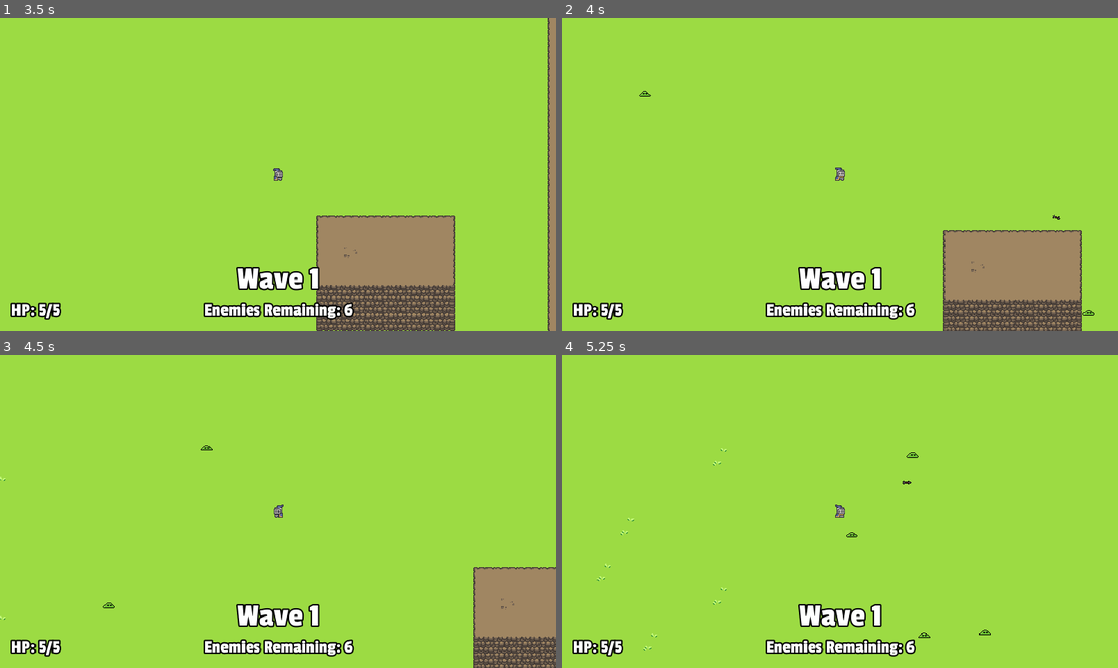
Above: before the commit, frames 1-4 (two rows, left to right).
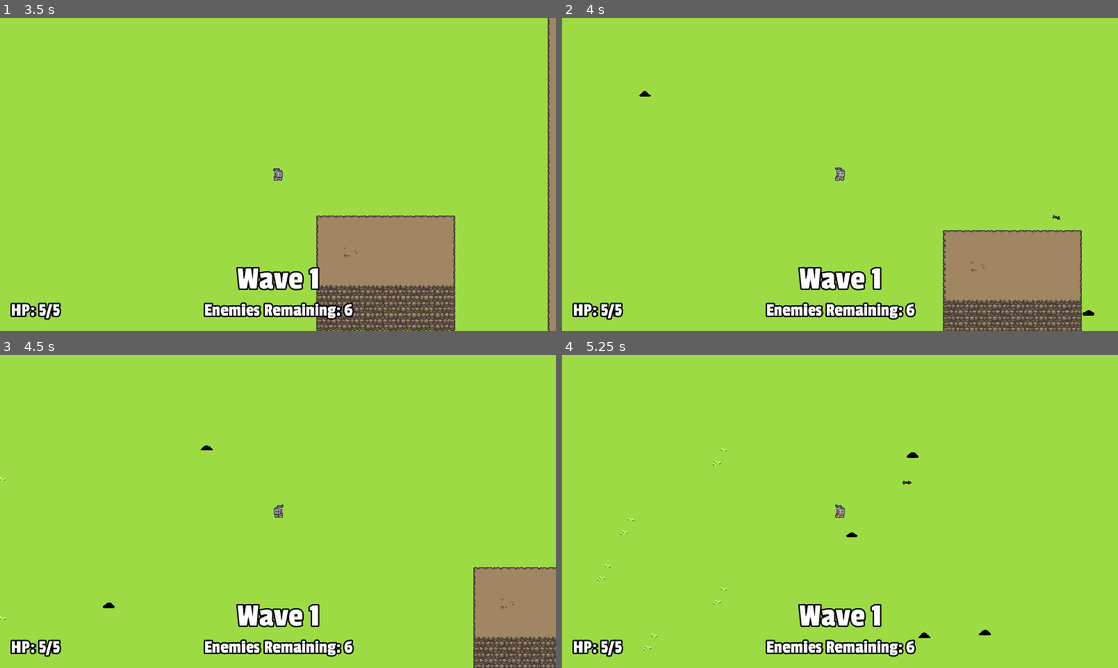
Above: after the commit, the same moments.

Repository: stuson/go-godot-4-game-jam
Game: Godot game, scene res://stages/Level.tscn
The game is run twice, just before and just after one commit, with the same random seed, the same clock (stepped at 60 frames per second) and the same inputs.
Inputs (mouse positions are in pixels of both pictures, inside the frame that each line leads up to):
- Up to frame 1 (3.5 s): tap Enter at 0.5 s; move the mouse to (400, 158) at 0.52 s; press the mouse at (400, 158) at 0.53 s; hold D (move_right) 0.53-1.28 s; move the mouse to (166, 190) at 1.27 s; release the mouse at (166, 190) at 1.28 s; hold S (move_down) 1.28-2.03 s; tap Space (roll) at 1.35, 2.85 s; move the mouse to (333, 105) at 2.02 s; press the mouse at (333, 105) at 2.03 s; hold D (move_right) 2.03-2.78 s; move the mouse to (250, 237) at 2.77 s; release the mouse at (250, 237) at 2.78 s; hold W (move_up) from 2.78 s (still down)
- Up to frame 2 (4 s): move the mouse to (1006, 221) at 3.52 s; release W (move_up) at 3.53 s; press the mouse at (1006, 221) at 3.53 s; hold A (move_left) from 3.53 s (still down)
- Up to frame 3 (4.5 s): keep holding A (move_left); move the mouse to (111, 464) at 4.27 s; release the mouse at (111, 464) at 4.28 s; tap Space (roll) at 4.35 s
- Up to frame 4 (5.25 s): move the mouse to (867, 511) at 5.02 s; release A (move_left) at 5.03 s; press the mouse at (867, 511) at 5.03 s; hold S (move_down) from 5.03 s (still down)

Frame 1 is identical in both runs. In frame 2, less than 0.1% of the frame differs, in the area x 14-96%, y 23-95%; in frame 3, less than 0.1%; in frame 4, less than 0.1%, in the area x 51-77%, y 31-91%.

Commit message:
Add death explosion effects

Diff:
--- a/characters/enemies/DeathExplosion.gd
+++ b/characters/enemies/DeathExplosion.gd
@@ -11,10 +11,11 @@
     explosion_material.set_shader_param("color", color)
     player.play("Explosion")
 
-func _on_AnimationPlayer_animation_finished(anim_name):
-    if anim_name == "Explosion":
-        var bodies = area.get_overlapping_bodies()
-        death_action.call_func(bodies)
-        player.play("Explosion Fade")
-    elif anim_name == "Explosion Fade":
-        queue_free()
+func apply_explosion_effect():
+    var bodies = area.get_overlapping_bodies()
+    for body in bodies:
+        body.play_explosion_effect_animation(color)
+    death_action.call_func(bodies)
+
+func remove_explosion():
+    queue_free()
--- a/characters/enemies/DeathExplosion.tscn
+++ b/characters/enemies/DeathExplosion.tscn
@@ -1,53 +1,44 @@
-[gd_scene load_steps=8 format=2]
+[gd_scene load_steps=7 format=2]
 
 [ext_resource path="res://assets/death_explosion.png" type="Texture" id=1]
 [ext_resource path="res://characters/enemies/DeathExplosion.gd" type="Script" id=2]
 
-[sub_resource type="CircleShape2D" id=1]
-radius = 64.0
+[sub_resource type="CapsuleShape2D" id=6]
+radius = 15.0
+height = 30.0
 
 [sub_resource type="Animation" id=2]
 resource_name = "Explosion"
-length = 0.1
+length = 1.125
+step = 0.0625
 tracks/0/type = "value"
-tracks/0/path = NodePath("Area2D:scale")
+tracks/0/path = NodePath("Sprite:frame")
 tracks/0/interp = 1
 tracks/0/loop_wrap = true
 tracks/0/imported = false
 tracks/0/enabled = true
 tracks/0/keys = {
-"times": PoolRealArray( 0, 0.1 ),
+"times": PoolRealArray( 0, 1.0625 ),
 "transitions": PoolRealArray( 1, 1 ),
 "update": 0,
-"values": [ Vector2( 0, 0 ), Vector2( 1, 1 ) ]
+"values": [ 0, 17 ]
 }
-tracks/1/type = "value"
-tracks/1/path = NodePath("Sprite:scale")
+tracks/1/type = "method"
+tracks/1/path = NodePath(".")
 tracks/1/interp = 1
 tracks/1/loop_wrap = true
 tracks/1/imported = false
 tracks/1/enabled = true
 tracks/1/keys = {
-"times": PoolRealArray( 0, 0.1 ),
+"times": PoolRealArray( 0.5625, 1.0625 ),
 "transitions": PoolRealArray( 1, 1 ),
-"update": 0,
-"values": [ Vector2( 0, 0 ), Vector2( 1, 1 ) ]
-}
-
-[sub_resource type="Animation" id=3]
-resource_name = "Explosion Fade"
-length = 0.4
-tracks/0/type = "value"
-tracks/0/path = NodePath("Sprite:modulate")
-tracks/0/interp = 1
-tracks/0/loop_wrap = true
-tracks/0/imported = false
-tracks/0/enabled = true
-tracks/0/keys = {
-"times": PoolRealArray( 0, 0.4 ),
-"transitions": PoolRealArray( 4.14106, 4.14106 ),
-"update": 0,
-"values": [ Color( 1, 1, 1, 1 ), Color( 1, 1, 1, 0 ) ]
+"values": [ {
+"args": [  ],
+"method": "apply_explosion_effect"
+}, {
+"args": [  ],
+"method": "remove_explosion"
+} ]
 }
 
 [sub_resource type="Shader" id=4]
@@ -61,7 +52,8 @@
     COLOR = texture_color * color;
 }"
 
-[sub_resource type="ShaderMaterial" id=5]
+[sub_resource type="ShaderMaterial" id=7]
+resource_local_to_scene = true
 shader = SubResource( 4 )
 shader_param/color = Plane( 1, 1, 1, 1 )
 
@@ -73,14 +65,16 @@
 collision_mask = 4
 
 [node name="CollisionShape2D" type="CollisionShape2D" parent="Area2D"]
-shape = SubResource( 1 )
+rotation = 1.5708
+shape = SubResource( 6 )
 
 [node name="AnimationPlayer" type="AnimationPlayer" parent="."]
 anims/Explosion = SubResource( 2 )
-"anims/Explosion Fade" = SubResource( 3 )
 
 [node name="Sprite" type="Sprite" parent="."]
-material = SubResource( 5 )
+material = SubResource( 7 )
 texture = ExtResource( 1 )
-
-[connection signal="animation_finished" from="AnimationPlayer" to="." method="_on_AnimationPlayer_animation_finished"]
+centered = false
+offset = Vector2( -36, -26 )
+hframes = 6
+vframes = 3
--- a/characters/enemies/Enemy.gd
+++ b/characters/enemies/Enemy.gd
@@ -21,6 +21,7 @@
 onready var animated_sprite: AnimatedSprite = $AnimatedSprite
 onready var sprite_material: ShaderMaterial = animated_sprite.material
 onready var hit_sfx_player: AudioStreamPlayer2D = $HitSfxPlayer
+onready var animation_player: AnimationPlayer = $AnimationPlayer
 
 export(PackedScene) var death_explosion
 
@@ -72,6 +73,10 @@
     knockback_velocity = lerp(knockback_velocity, Vector2.ZERO, 0.2)
     return knockback_velocity
 
+func play_explosion_effect_animation(color: Color) -> void:
+    sprite_material.set_shader_param("buff_color", color)
+    animation_player.play("explosion_effect")
+
 func _on_Stats_die() -> void:
     set_collision_layer_bit(3, false)
     dying = true
@@ -87,8 +92,6 @@
 
     get_tree().current_scene.call_deferred("add_child", explosion)
 
-
-
 func _on_NavigationRefreshTimer_timeout() -> void:
     nav_agent.set_target_location(player.global_position)
 
--- a/characters/enemies/EnemyMaterial.tres
+++ b/characters/enemies/EnemyMaterial.tres
@@ -4,15 +4,19 @@
 code = "shader_type canvas_item;
 
 uniform bool redden = false;
+uniform vec3 buff_color = vec3(0, 0, 0);
+uniform float buff_mix = 0;
 
 void fragment() {
     vec4 texture_color = texture(TEXTURE, UV);
 
     if (redden) {
-        vec3 red = vec3(1,0,0);
+        vec3 red = vec3(1, 0, 0);
         vec3 whitened_texture_rgb = mix(texture_color.rgb, red, 0.6);
         texture_color = vec4(whitened_texture_rgb, texture_color.a);
     }
+
+    texture_color = vec4(mix(texture_color.rgb, buff_color, buff_mix), texture_color.a);
 
     COLOR = texture_color;
 }"
@@ -21,3 +25,5 @@
 resource_local_to_scene = true
 shader = SubResource( 3 )
 shader_param/redden = false
+shader_param/buff_color = Vector3( 0, 0, 0 )
+shader_param/buff_mix = 1.0
--- a/characters/enemies/attacker_enemy/AttackerEnemy.tscn
+++ b/characters/enemies/attacker_enemy/AttackerEnemy.tscn
@@ -8,6 +8,26 @@
 [ext_resource path="res://assets/AttackerEnemy/idle.png" type="Texture" id=6]
 [ext_resource path="res://assets/AttackerEnemy/die.png" type="Texture" id=7]
 [ext_resource path="res://ui/DamageNumber.tscn" type="PackedScene" id=8]
+[ext_resource path="res://assets/sound/enemy/punch flesh 14.wav" type="AudioStream" id=9]
+[ext_resource path="res://assets/sound/enemy/punch flesh 16.wav" type="AudioStream" id=10]
+[ext_resource path="res://assets/sound/enemy/punch flesh 4.wav" type="AudioStream" id=11]
+[ext_resource path="res://assets/sound/enemy/punch flesh 10.wav" type="AudioStream" id=12]
+[ext_resource path="res://assets/sound/enemy/punch flesh 13.wav" type="AudioStream" id=13]
+[ext_resource path="res://assets/sound/enemy/punch flesh 15.wav" type="AudioStream" id=14]
+[ext_resource path="res://assets/sound/enemy/punch flesh 7.wav" type="AudioStream" id=15]
+[ext_resource path="res://assets/sound/enemy/punch flesh 19.wav" type="AudioStream" id=16]
+[ext_resource path="res://assets/sound/enemy/punch flesh 9.wav" type="AudioStream" id=17]
+[ext_resource path="res://assets/sound/enemy/punch flesh 1.wav" type="AudioStream" id=18]
+[ext_resource path="res://assets/sound/enemy/punch flesh 18.wav" type="AudioStream" id=19]
+[ext_resource path="res://assets/sound/enemy/punch flesh 2.wav" type="AudioStream" id=20]
+[ext_resource path="res://assets/sound/enemy/punch flesh 17.wav" type="AudioStream" id=21]
+[ext_resource path="res://assets/sound/enemy/punch flesh 6.wav" type="AudioStream" id=22]
+[ext_resource path="res://assets/sound/enemy/punch flesh 3.wav" type="AudioStream" id=23]
+[ext_resource path="res://assets/sound/enemy/punch flesh 5.wav" type="AudioStream" id=24]
+[ext_resource path="res://assets/sound/enemy/punch flesh 12.wav" type="AudioStream" id=25]
+[ext_resource path="res://assets/sound/enemy/punch flesh 8.wav" type="AudioStream" id=26]
+[ext_resource path="res://assets/sound/enemy/punch flesh 20.wav" type="AudioStream" id=27]
+[ext_resource path="res://assets/sound/enemy/punch flesh 11.wav" type="AudioStream" id=28]
 
 [sub_resource type="AtlasTexture" id=4]
 atlas = ExtResource( 6 )
@@ -183,12 +203,43 @@
 radius = 4.0
 height = 0.0
 
+[sub_resource type="Animation" id=44]
+length = 0.001
+tracks/0/type = "value"
+tracks/0/path = NodePath("AnimatedSprite:material:shader_param/buff_mix")
+tracks/0/interp = 1
+tracks/0/loop_wrap = true
+tracks/0/imported = false
+tracks/0/enabled = true
+tracks/0/keys = {
+"times": PoolRealArray( 0 ),
+"transitions": PoolRealArray( 1 ),
+"update": 0,
+"values": [ 0.0 ]
+}
+
+[sub_resource type="Animation" id=45]
+resource_name = "explosion_effect"
+tracks/0/type = "value"
+tracks/0/path = NodePath("AnimatedSprite:material:shader_param/buff_mix")
+tracks/0/interp = 1
+tracks/0/loop_wrap = true
+tracks/0/imported = false
+tracks/0/enabled = true
+tracks/0/keys = {
+"times": PoolRealArray( 0, 0.5 ),
+"transitions": PoolRealArray( 1, 1 ),
+"update": 0,
+"values": [ 1.0, 0.0 ]
+}
+
 [node name="AttackerEnemy" type="KinematicBody2D"]
 collision_layer = 4
 collision_mask = 5
 script = ExtResource( 2 )
 explode_color = Color( 0.172549, 0.0431373, 0.917647, 1 )
 explode_scale = 2.0
+hit_sfx = [ ExtResource( 18 ), ExtResource( 20 ), ExtResource( 23 ), ExtResource( 11 ), ExtResource( 24 ), ExtResource( 22 ), ExtResource( 15 ), ExtResource( 26 ), ExtResource( 17 ), ExtResource( 12 ), ExtResource( 28 ), ExtResource( 25 ), ExtResource( 13 ), ExtResource( 9 ), ExtResource( 14 ), ExtResource( 10 ), ExtResource( 21 ), ExtResource( 19 ), ExtResource( 16 ), ExtResource( 27 ) ]
 DamageNumber = ExtResource( 8 )
 death_explosion = ExtResource( 4 )
 
@@ -218,3 +269,7 @@
 [node name="NavigationRefreshTimer" type="Timer" parent="."]
 wait_time = 0.1
 autostart = true
+
+[node name="AnimationPlayer" type="AnimationPlayer" parent="."]
+anims/RESET = SubResource( 44 )
+anims/explosion_effect = SubResource( 45 )
--- a/characters/enemies/basic_enemy/BasicEnemy.tscn
+++ b/characters/enemies/basic_enemy/BasicEnemy.tscn
@@ -203,6 +203,36 @@
 radius = 4.0
 height = 0.0
 
+[sub_resource type="Animation" id=42]
+length = 0.001
+tracks/0/type = "value"
+tracks/0/path = NodePath("AnimatedSprite:material:shader_param/buff_mix")
+tracks/0/interp = 1
+tracks/0/loop_wrap = true
+tracks/0/imported = false
+tracks/0/enabled = true
+tracks/0/keys = {
+"times": PoolRealArray( 0 ),
+"transitions": PoolRealArray( 1 ),
+"update": 0,
+"values": [ 0.0 ]
+}
+
+[sub_resource type="Animation" id=43]
+resource_name = "explosion_effect"
+tracks/0/type = "value"
+tracks/0/path = NodePath("AnimatedSprite:material:shader_param/buff_mix")
+tracks/0/interp = 1
+tracks/0/loop_wrap = true
+tracks/0/imported = false
+tracks/0/enabled = true
+tracks/0/keys = {
+"times": PoolRealArray( 0, 0.5 ),
+"transitions": PoolRealArray( 1, 1 ),
+"update": 0,
+"values": [ 1.0, 0.0 ]
+}
+
 [node name="BasicEnemy" type="KinematicBody2D"]
 collision_layer = 4
 collision_mask = 5
@@ -216,7 +246,7 @@
 [node name="AnimatedSprite" type="AnimatedSprite" parent="."]
 material = ExtResource( 4 )
 frames = SubResource( 25 )
-frame = 4
+frame = 21
 playing = true
 centered = false
 offset = Vector2( -8, -12 )
@@ -242,3 +272,7 @@
 autostart = true
 
 [node name="HitSfxPlayer" type="AudioStreamPlayer2D" parent="."]
+
+[node name="AnimationPlayer" type="AnimationPlayer" parent="."]
+anims/RESET = SubResource( 42 )
+anims/explosion_effect = SubResource( 43 )
--- a/characters/enemies/tank_enemy/TankEnemy.tscn
+++ b/characters/enemies/tank_enemy/TankEnemy.tscn
@@ -4,7 +4,6 @@
 [ext_resource path="res://assets/TankEnemy/walking.png" type="Texture" id=2]
 [ext_resource path="res://characters/enemies/tank_enemy/TankEnemy.gd" type="Script" id=3]
 [ext_resource path="res://characters/enemies/EnemyMaterial.tres" type="Material" id=4]
-[ext_resource path="res://characters/enemies/DeathExplosion.tscn" type="PackedScene" id=5]
 [ext_resource path="res://assets/TankEnemy/idle.png" type="Texture" id=6]
 [ext_resource path="res://assets/TankEnemy/die.png" type="Texture" id=7]
 [ext_resource path="res://assets/sound/enemy/punch flesh 4.wav" type="AudioStream" id=8]
@@ -27,7 +26,6 @@
 [ext_resource path="res://assets/sound/enemy/punch flesh 14.wav" type="AudioStream" id=25]
 [ext_resource path="res://assets/sound/enemy/punch flesh 13.wav" type="AudioStream" id=26]
 [ext_resource path="res://assets/sound/enemy/punch flesh 9.wav" type="AudioStream" id=27]
-[ext_resource path="res://ui/DamageNumber.tscn" type="PackedScene" id=28]
 
 [sub_resource type="AtlasTexture" id=3]
 atlas = ExtResource( 6 )
@@ -219,23 +217,46 @@
 radius = 8.0
 height = 6.0
 
+[sub_resource type="Animation" id=46]
+length = 0.001
+tracks/0/type = "value"
+tracks/0/path = NodePath("AnimatedSprite:material:shader_param/buff_mix")
+tracks/0/interp = 1
+tracks/0/loop_wrap = true
+tracks/0/imported = false
+tracks/0/enabled = true
+tracks/0/keys = {
+"times": PoolRealArray( 0 ),
+"transitions": PoolRealArray( 1 ),
+"update": 0,
+"values": [ 0.0 ]
+}
+
+[sub_resource type="Animation" id=47]
+resource_name = "explosion_effect"
+tracks/0/type = "value"
+tracks/0/path = NodePath("AnimatedSprite:material:shader_param/buff_mix")
+tracks/0/interp = 1
+tracks/0/loop_wrap = true
+tracks/0/imported = false
+tracks/0/enabled = true
+tracks/0/keys = {
+"times": PoolRealArray( 0, 0.5 ),
+"transitions": PoolRealArray( 1, 1 ),
+"update": 0,
+"values": [ 1.0, 0.0 ]
+}
+
 [node name="TankEnemy" type="KinematicBody2D"]
 collision_layer = 4
 collision_mask = 5
 script = ExtResource( 3 )
-damage = 2
-max_hp = 10
-speed = 50
-explode_color = Color( 0.427451, 0.0313726, 0.0313726, 1 )
-explode_scale = 2.0
 hit_sfx = [ ExtResource( 14 ), ExtResource( 12 ), ExtResource( 13 ), ExtResource( 8 ), ExtResource( 9 ), ExtResource( 1 …(271 unchanged characters)…
-DamageNumber = ExtResource( 28 )
-death_explosion = ExtResource( 5 )
 
 [node name="AnimatedSprite" type="AnimatedSprite" parent="."]
 material = ExtResource( 4 )
 frames = SubResource( 26 )
-frame = 18
+frame = 12
 playing = true
 centered = false
 offset = Vector2( -16, -24 )
@@ -261,3 +282,7 @@
 autostart = true
 
 [node name="HitSfxPlayer" type="AudioStreamPlayer2D" parent="."]
+
+[node name="AnimationPlayer" type="AnimationPlayer" parent="."]
+anims/RESET = SubResource( 46 )
+anims/explosion_effect = SubResource( 47 )
Binary file added: assets/death_explosion.aseprite
Binary file changed: assets/death_explosion.png
Not shown: 1 places in characters/enemies/attacker_enemy/AttackerEnemy.tscn that only renumber resources
Not shown: 1 places in characters/enemies/basic_enemy/BasicEnemy.tscn that only renumber resources
